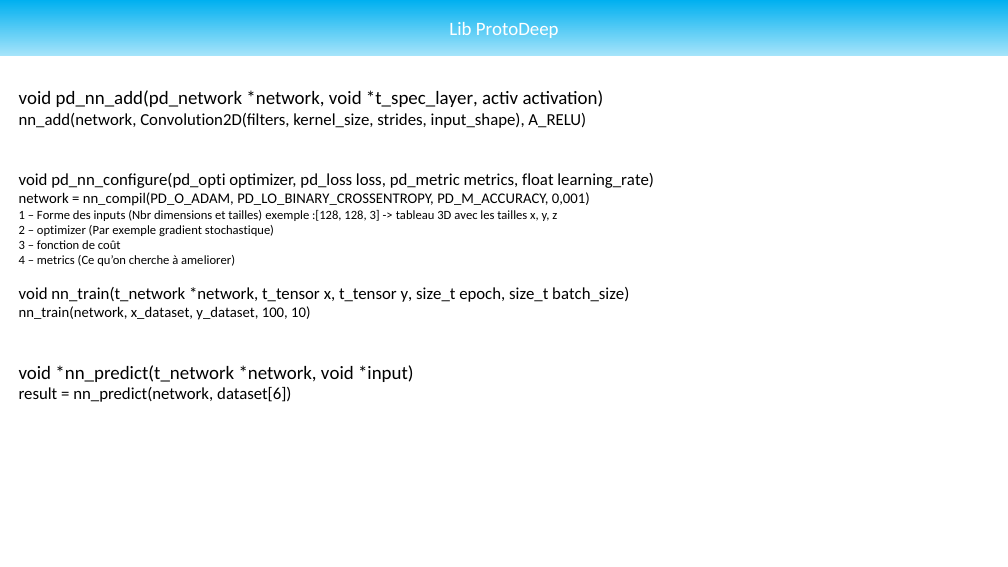
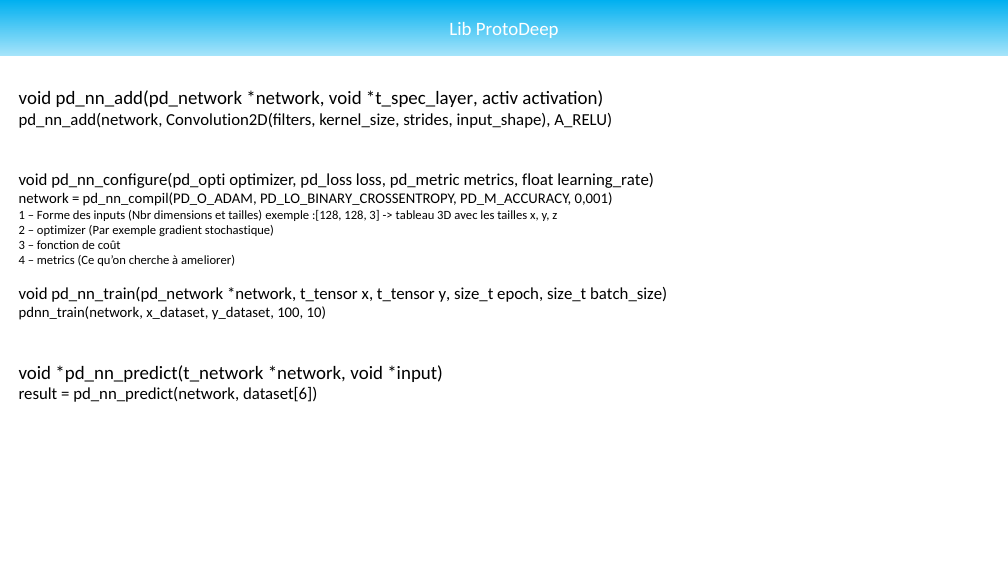
Before and after one commit to Undefined-Team/ProtoDeep-old, a slide deck: slide 6 of Docs/Draft/Draft_Struct.pptx. Drawn at 1008x567 pixels with LibreOffice and Linux fonts; fonts in the diff are those of the drawing. Boxes give left, top, right and bottom in pixels: in the first picture for what was removed or moved away, otherwise in the second. Text is boxed around its words. In the diff, an @@ line names an element or a change of style, - is before the commit and + after.

```diff
--- a/Docs/Draft/Draft_Struct.pptx
+++ b/Docs/Draft/Draft_Struct.pptx
@@ text at (x1=19, y1=113, x2=612, y2=128): text changed @@
-nn_add(network, Convolution2D(filters, kernel_size, strides, input_shape), A_RELU)
+pd_nn_add(network, Convolution2D(filters, kernel_size, strides, input_shape), A_RELU)
@@ text at (x1=19, y1=192, x2=613, y2=206): text changed @@
-network = nn_compil(PD_O_ADAM, PD_LO_BINARY_CROSSENTROPY, PD_M_ACCURACY, 0,001)
+network = pd_nn_compil(PD_O_ADAM, PD_LO_BINARY_CROSSENTROPY, PD_M_ACCURACY, 0,001)
@@ text at (x1=19, y1=287, x2=667, y2=402): text changed @@
-void nn_train(t_network *network, t_tensor x, t_tensor y, size_t epoch, size_t batch_size)
-nn_train(network, x_dataset, y_dataset, 100, 10)
-void *nn_predict(t_network *network, void *input)
-result = nn_predict(network, dataset[6])
+void pd_nn_train(pd_network *network, t_tensor x, t_tensor y, size_t epoch, size_t batch_size)
+pdnn_train(network, x_dataset, y_dataset, 100, 10)
+void *pd_nn_predict(t_network *network, void *input)
+result = pd_nn_predict(network, dataset[6])
```
Also in this commit, not shown: 3 other files.
